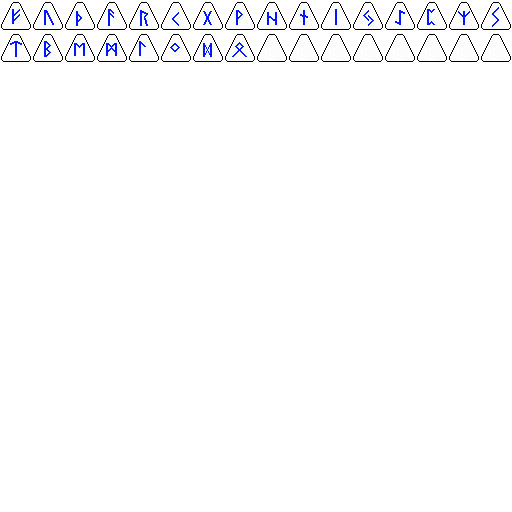
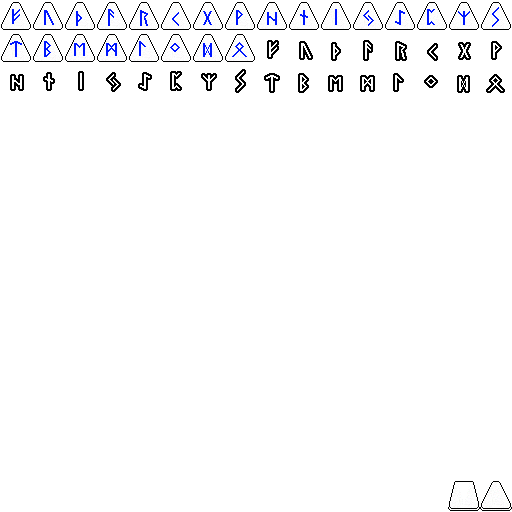
Revision of a layered (512, 512) image; what changed, layer by layer:
painted on "letter" over bbox(10, 40, 505, 93)
painted on "Background" over bbox(257, 34, 512, 511)
